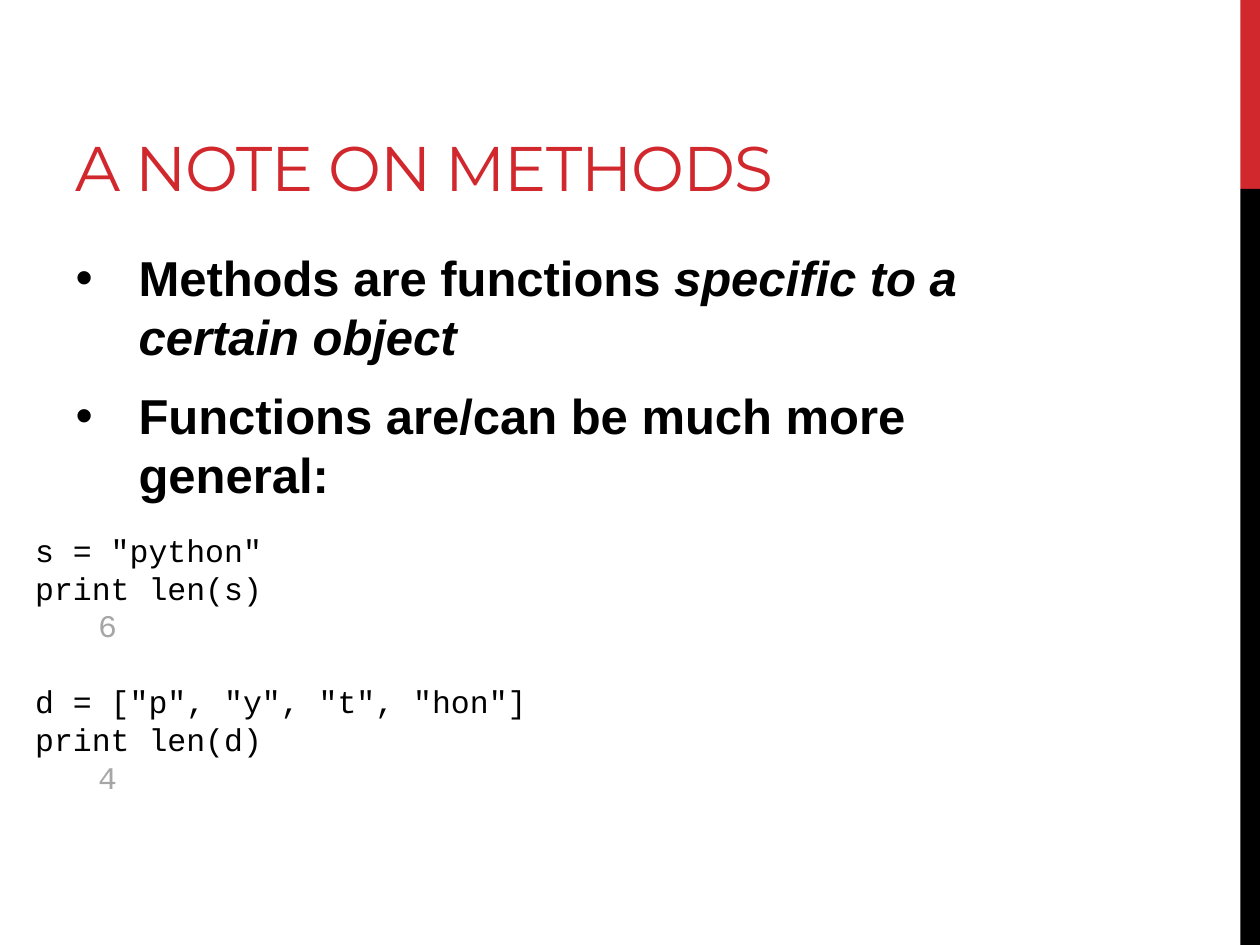
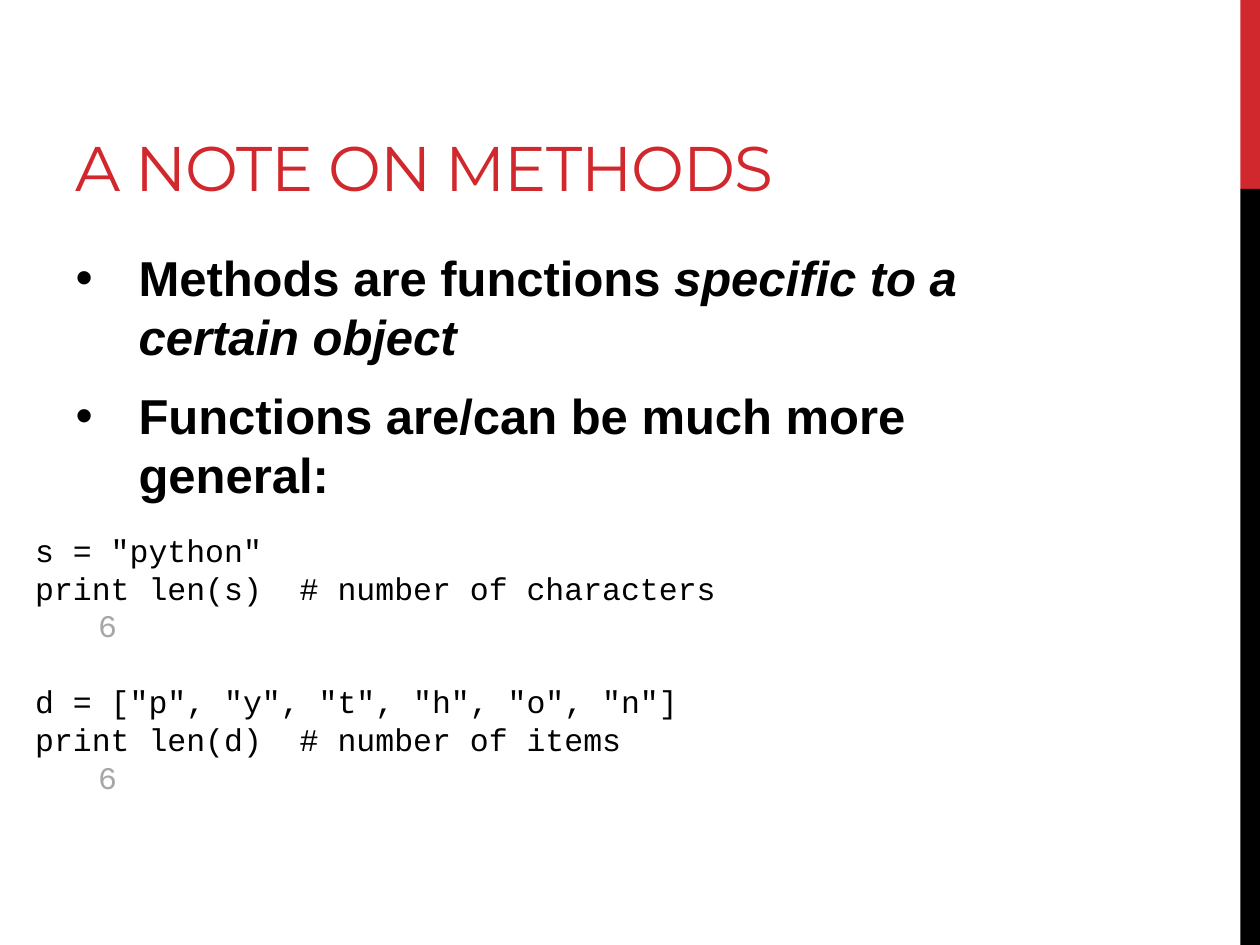
Before and after one commit to BjornFJohansson/ccbb_bigdata2015_python, a slide deck: slide 70 of slides/day1_slides.pptx. Drawn at 1260x945 pixels with LibreOffice and Linux fonts; fonts in the diff are those of the drawing. Boxes give left, top, right and bottom in pixels: in the first picture for what was removed or moved away, otherwise in the second. Text is boxed around its words. In the diff, an @@ line names an element or a change of style, - is before the commit and + after.

```diff
--- a/slides/day1_slides.pptx
+++ b/slides/day1_slides.pptx
@@ text at [35, 577, 716, 607]: text changed @@
-print len(s)
+print len(s) # number of characters
@@ text at [35, 690, 678, 789]: text changed @@
-d = ["p", "y", "t", "hon"]
-print len(d)
-4
+d = ["p", "y", "t", "h", "o", "n"]
+print len(d) # number of items
+6
```
Also in this commit, not shown: 17 other slides changed, 1 slide added, 1 other file.
